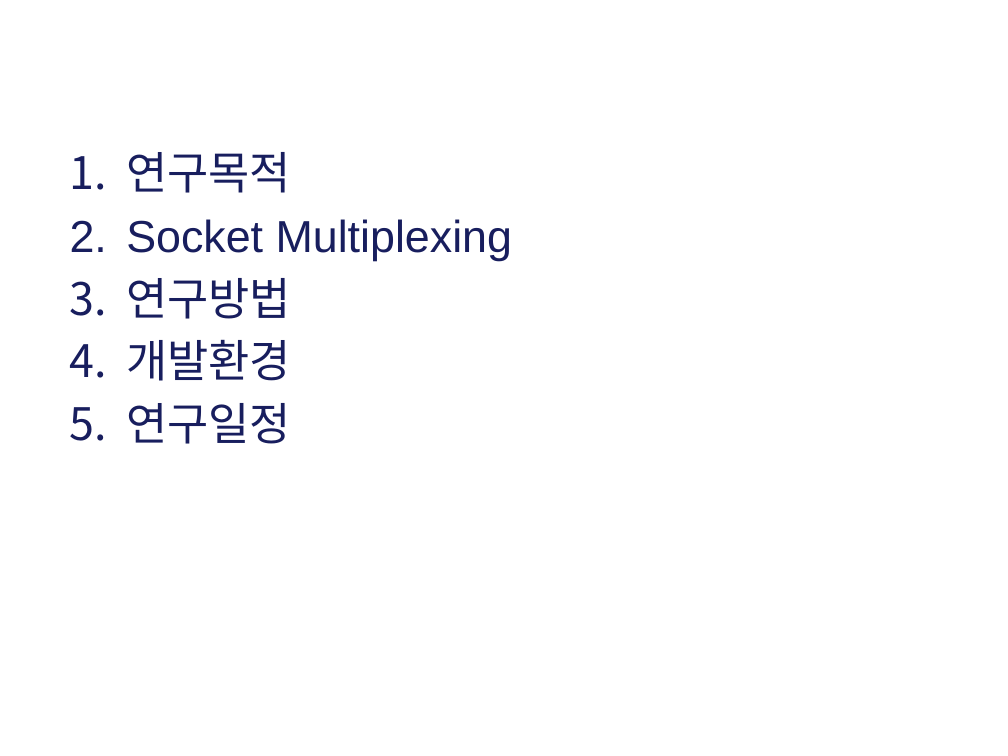
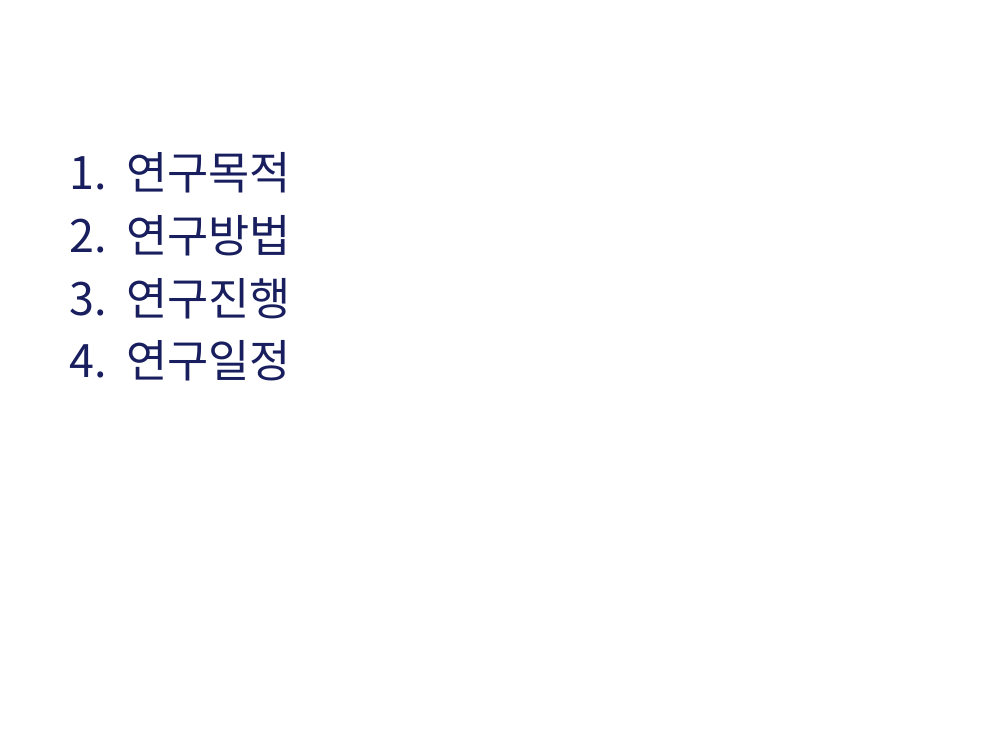
Before and after one commit to SeoAram/ServerOS, a slide deck: slide 2 of docs/운영체제가 MMO서버 성능에 미치는 영향에 관한연구_서아람_중간발표.pptx. Drawn at 1008x756 pixels with LibreOffice and Linux fonts; fonts in the diff are those of the drawing; background and template pictures are left out. Boxes give left, top, right and bottom in pixels: in the first picture for what was removed or moved away, otherwise in the second. Text is boxed around its words. In the diff, an @@ line names an element or a change of style, - is before the commit and + after.

```diff
--- a/docs/운영체제가 MMO서버 성능에 미치는 영향에 관한연구_서아람_중간발표.pptx
+++ b/docs/운영체제가 MMO서버 성능에 미치는 영향에 관한연구_서아람_중간발표.pptx
@@ text at (x1=126, y1=219, x2=512, y2=261): paragraph removed @@
-2. Socket Multiplexing
@@ text at (x1=126, y1=278, x2=291, y2=319): text changed @@
-4. 개발환경
+3. 연구진행
```
Also in this commit, not shown: 7 other slides changed, 5 slides added, 4 slides removed.
